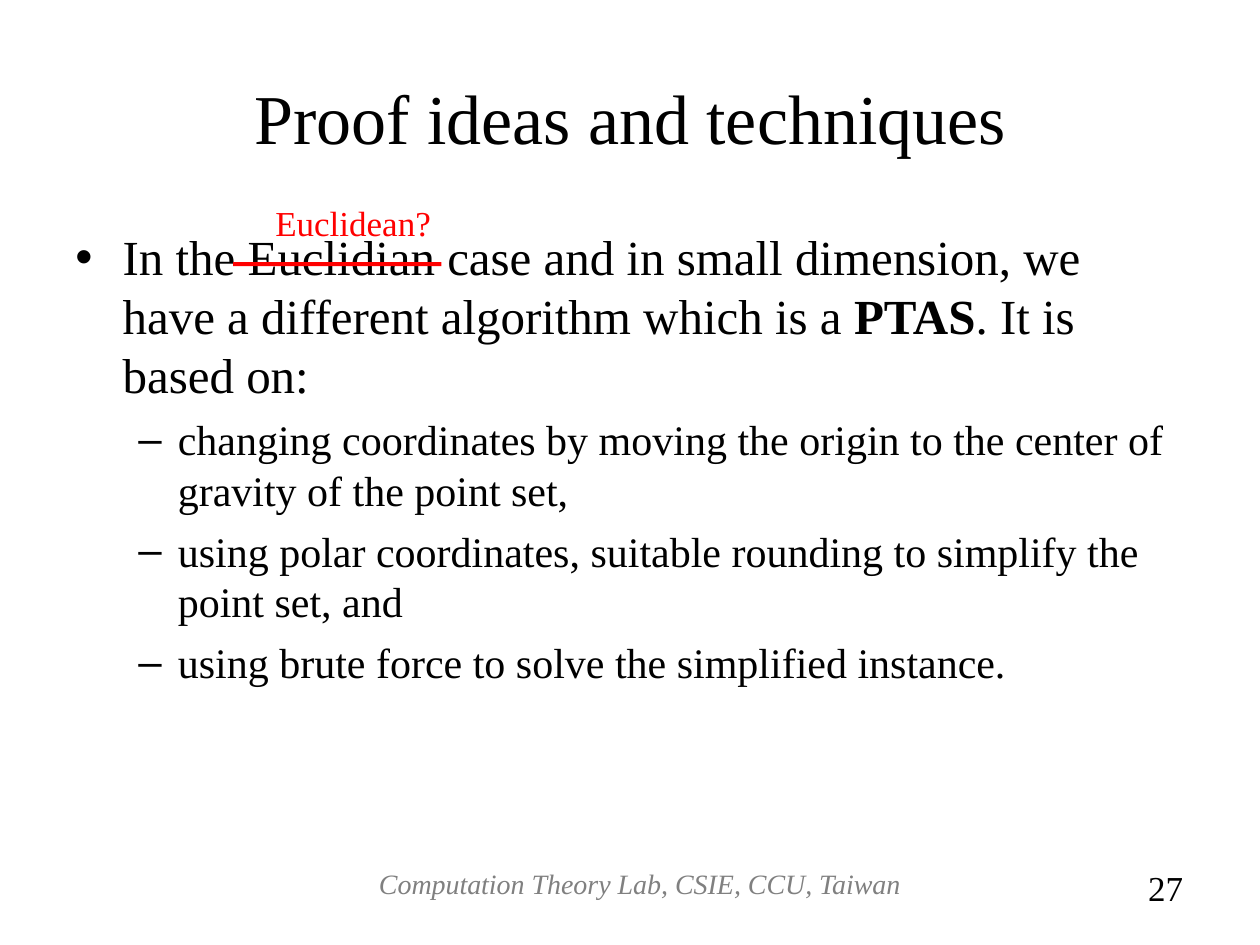
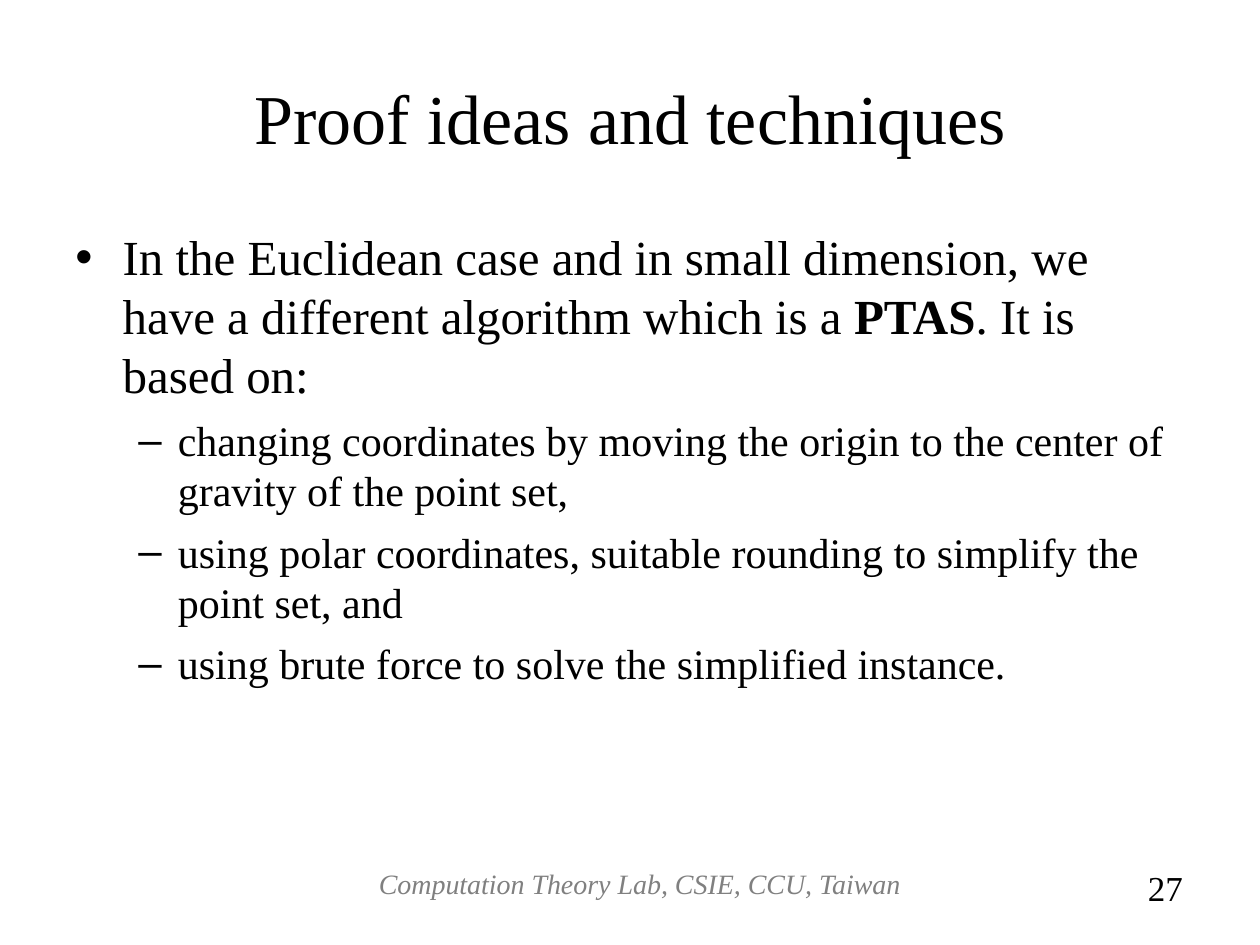
Before and after one commit to josephcclin/josephcclin.github.io, a slide deck: slide 27 of paper/A_Randomized_Approximation_Scheme_for_Metric_MAX-CUT.ppt. Drawn at 1260x945 pixels with LibreOffice and Linux fonts; fonts in the diff are those of the drawing. Boxes give left, top, right and bottom in pixels: in the first picture for what was removed or moved away, otherwise in the second. Text is boxed around its words. In the diff, an @@ line names an element or a change of style, - is before the commit and + after.

```diff
--- a/paper/A_Randomized_Approximation_Scheme_for_Metric_MAX-CUT.ppt
+++ b/paper/A_Randomized_Approximation_Scheme_for_Metric_MAX-CUT.ppt
@@ text removed at [275, 211, 431, 243] @@
-Euclidean?
@@ text at [123, 241, 1088, 394]: text changed @@
-• In the Euclidian case and in small dimension, we have a different algorithm which is a PTAS. It is based on:
+• In the Euclidean case and in small dimension, we have a different algorithm which is a PTAS. It is based on:
@@ line removed from (233, 265) to (441, 265) @@
```
Also in this commit, not shown: 23 other slides changed, 1 slide added, 1 slide removed, 2 other files.
